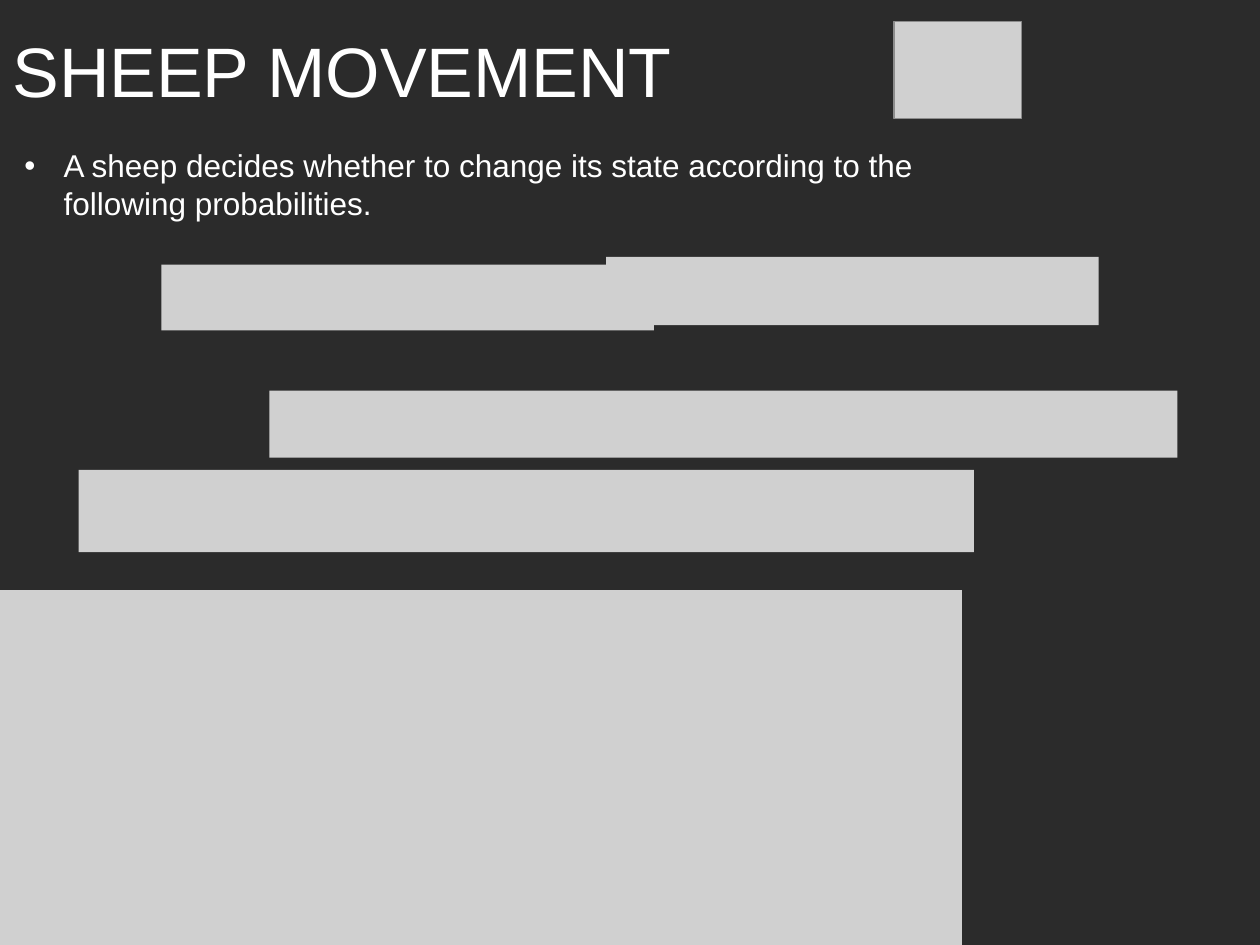
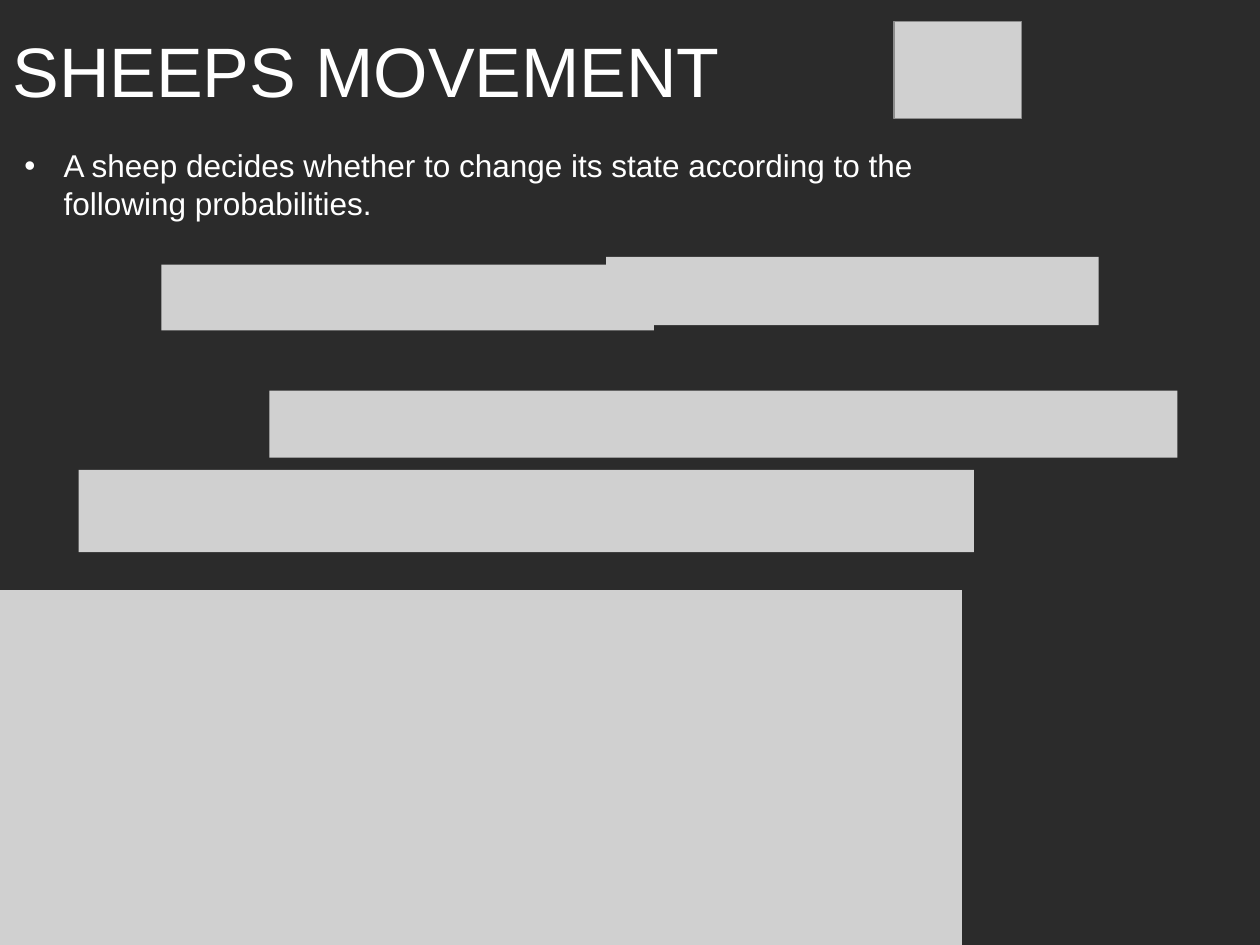
Before and after one commit to LorenzoCurcio/Progetto-ACTAM, a slide deck: slide 4 of Presentazione.pptx. Drawn at 1260x945 pixels with LibreOffice and Linux fonts; fonts in the diff are those of the drawing; grey boxes stand for pictures; background and template pictures are left out; a plain dark background stands for a picture behind light text. Boxes give left, top, right and bottom in pixels: in the first picture for what was removed or moved away, otherwise in the second. Text is boxed around its words. In the diff, an @@ line names an element or a change of style, - is before the commit and + after.

```diff
--- a/Presentazione.pptx
+++ b/Presentazione.pptx
@@ text at bbox=[12, 48, 719, 98]: text changed @@
-SHEEP MOVEMENT
+SHEEPS MOVEMENT
```
Also in this commit, not shown: 6 other slides changed, 1 other file.
